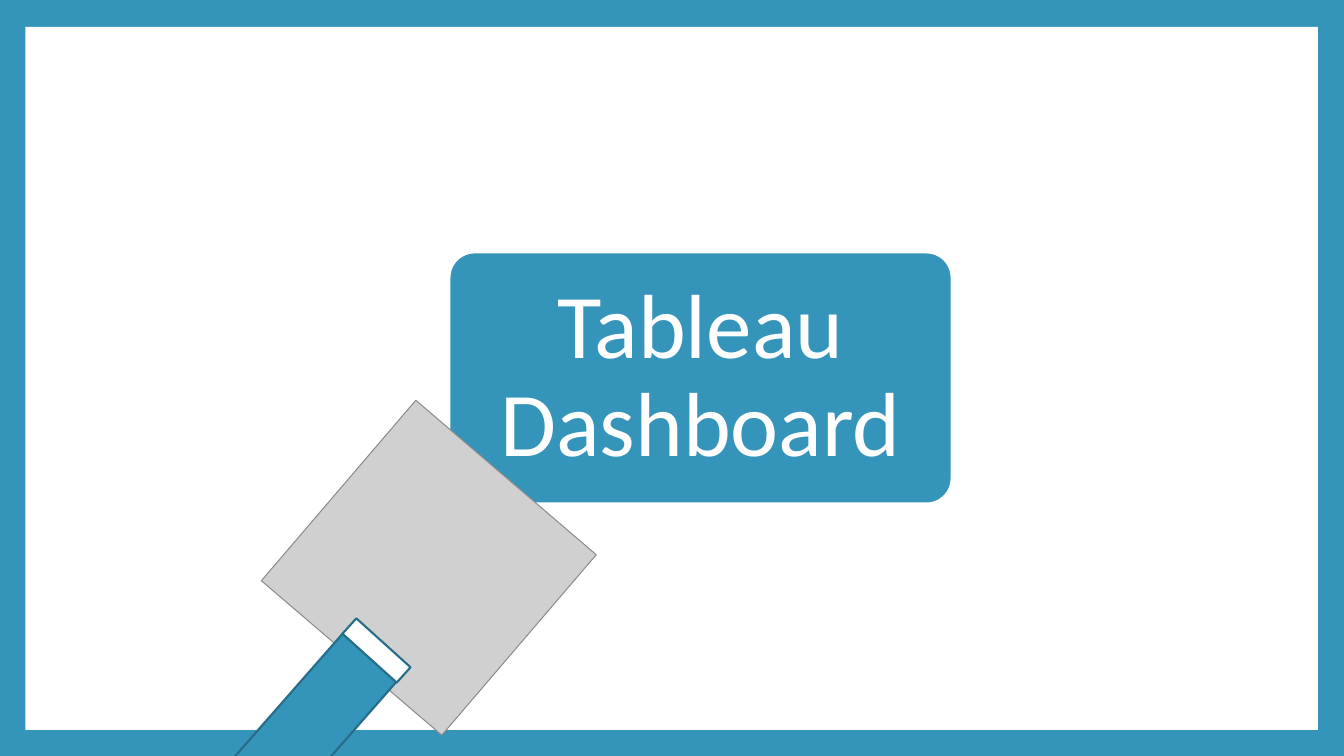
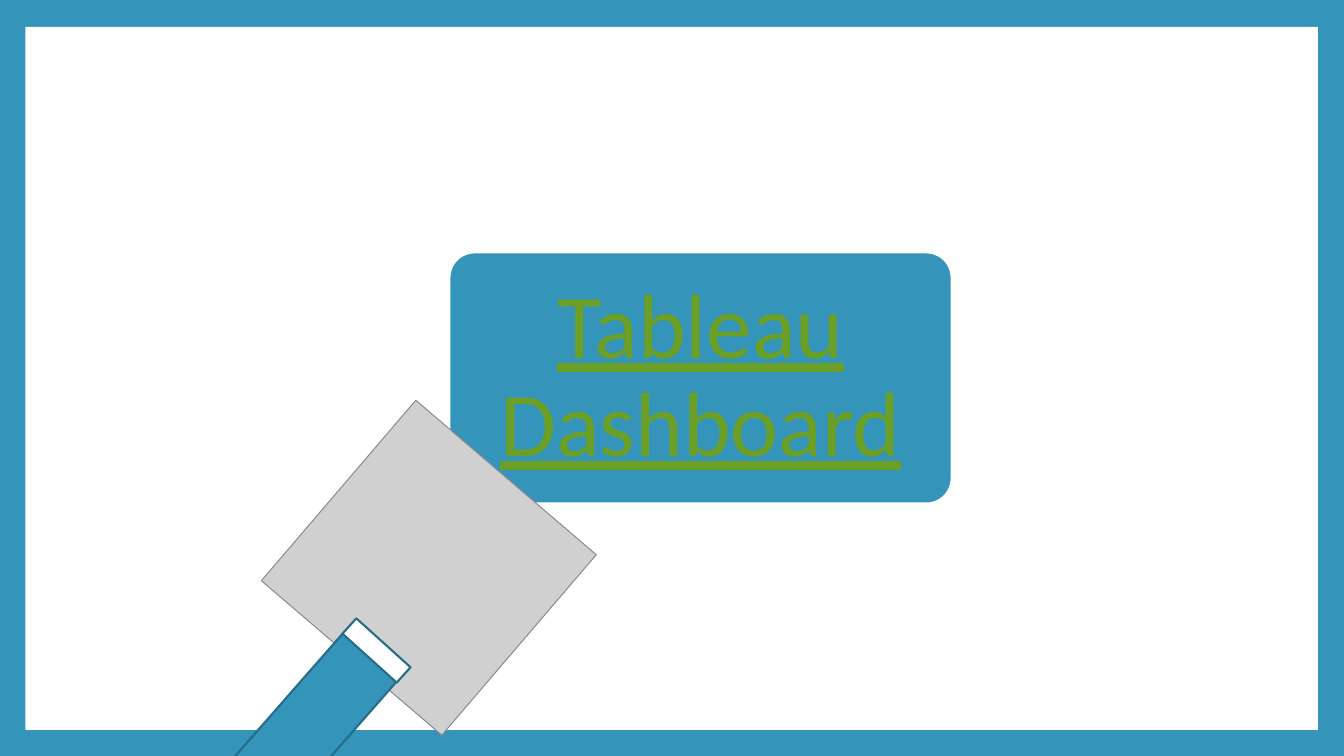
Before and after one commit to petersmyers/Project3byDefault, a slide deck: slide 9 of Project 3 Presentation.pptx. Drawn at 1344x756 pixels with LibreOffice and Linux fonts; fonts in the diff are those of the drawing; grey boxes stand for pictures. Boxes give left, top, right and bottom in pixels: in the first picture for what was removed or moved away, otherwise in the second. Text is boxed around its words. In the diff, an @@ line names an element or a change of style, - is before the commit and + after.

```diff
--- a/Project 3 Presentation.pptx
+++ b/Project 3 Presentation.pptx
@@ text "Tableau Dashboard" at (500,295,900,478): text colour #FFFFFF to #6B9F25, underline on @@
```
Also in this commit, not shown: 1 other slide changed.
